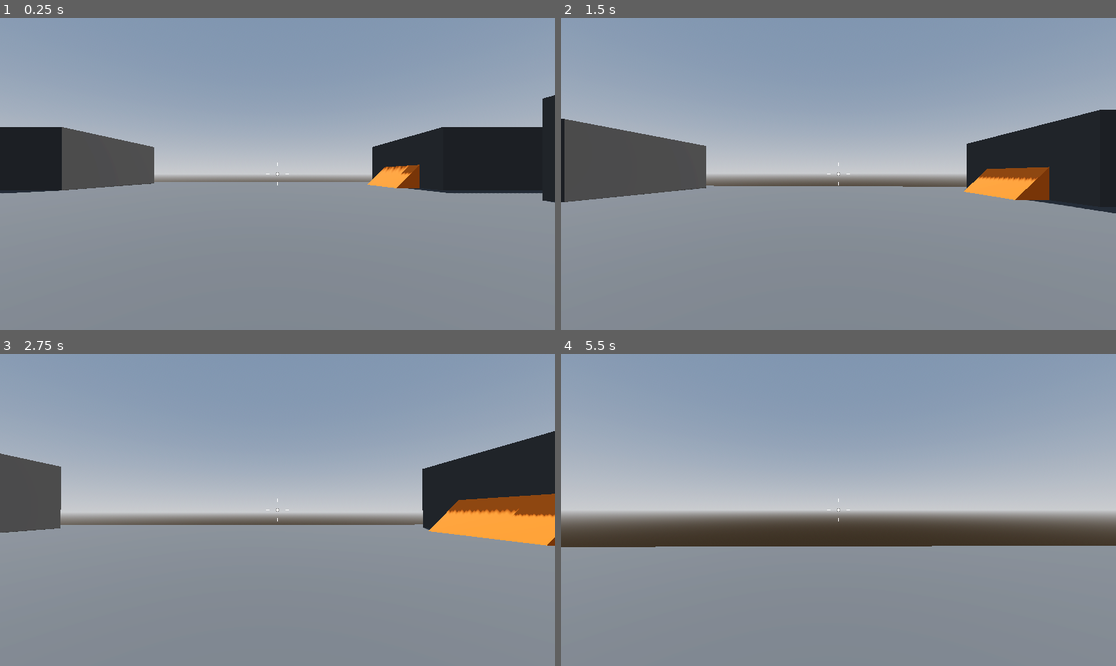
Above: before the commit, frames 1-4 (two rows, left to right).
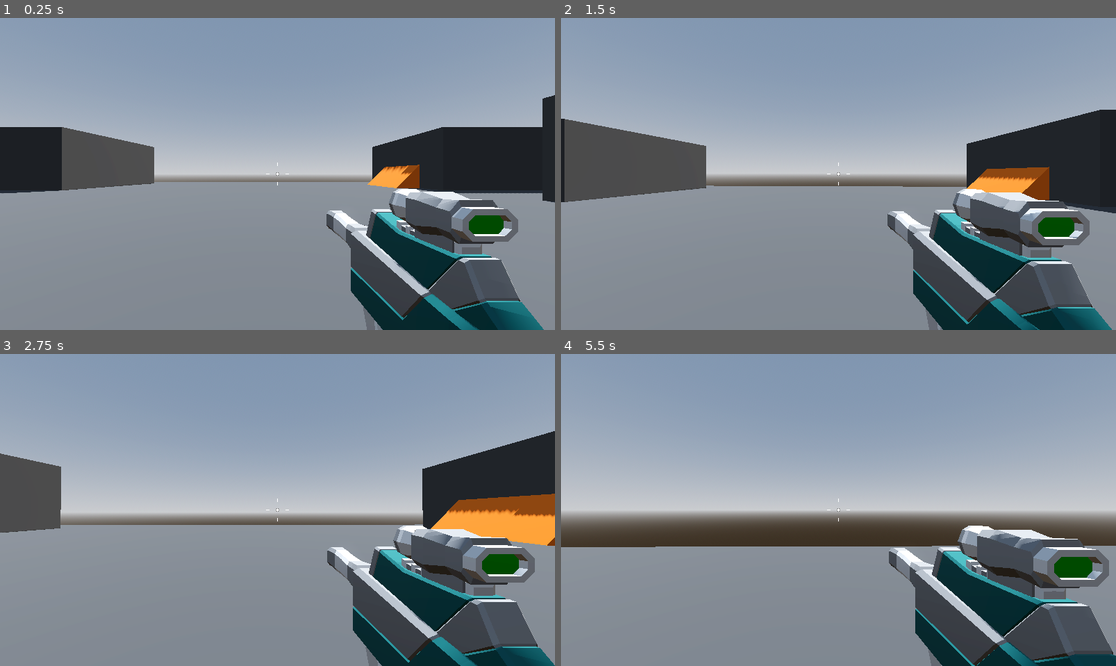
Above: after the commit, the same moments.

Repository: RileyWaldo/RoboRampage
Game: Godot game, scene res://Levels/SandBox.tscn
Two runs of this game, one before a commit and one after it. Both use one fixed random seed, a clock stepped at 60 frames per second and the inputs below.
Inputs (mouse positions are in pixels of both pictures, inside the frame that each line leads up to):
- Up to frame 1 (0.25 s): no input
- Up to frame 2 (1.5 s): tap Enter at 0.5 s; move the mouse to (866, 174) at 0.52 s; press the mouse at (866, 174) at 0.53 s; hold W (moveForward) from 0.53 s (still down); tap Space (jump) at 0.77 s; move the mouse to (810, 174) at 1.27 s; release the mouse at (810, 174) at 1.28 s; click (810, 174) at 1.35 s
- Up to frame 3 (2.75 s): keep holding W (moveForward); tap Space (jump) at 1.52 s; move the mouse to (288, 503) at 2.02 s; press the mouse at (288, 503) at 2.03 s
- Up to frame 4 (5.5 s): keep holding W (moveForward); move the mouse to (832, 516) at 2.77 s; release the mouse at (832, 516) at 2.78 s; click (832, 516) at 2.85 s; tap Space (jump) at 3.02, 3.77, 4.52 s; move the mouse to (877, 513) at 3.52 s; press the mouse at (877, 513) at 3.53 s; move the mouse to (794, 506) at 4.27 s; release the mouse at (794, 506) at 4.28 s; click (794, 506) at 4.35 s; move the mouse to (844, 510) at 5.02 s; press the mouse at (844, 510) at 5.03 s

The runs differ from the first frame. In frame 1, 12% of the frame differs, in the area x 58-98%, y 54-100%; in frame 2, 12%; in frame 3, 12%; in frame 4, 13%, in the area x 59-100%, y 55-100%.

Commit message:
Added First weapon!

Diff:
--- /dev/null
+++ b/GameObjects/HitScanWeapon.tscn
@@ -0,0 +1,12 @@
+[gd_scene load_steps=2 format=3 uid="uid://bwwc6db2ea4x0"]
+
+[ext_resource type="Script" uid="uid://cfymapcjy1n2c" path="res://Scripts/HitScanWeapon.gd" id="1_tm6bu"]
+
+[node name="HitScanWeapon" type="Node3D"]
+script = ExtResource("1_tm6bu")
+
+[node name="CooldownTimer" type="Timer" parent="."]
+one_shot = true
+
+[node name="RayCast3D" type="RayCast3D" parent="."]
+target_position = Vector3(0, 0, -100)
--- a/GameObjects/Player.tscn
+++ b/GameObjects/Player.tscn
@@ -1,8 +1,9 @@
-[gd_scene load_steps=6 format=3 uid="uid://dimljn12f5j31"]
+[gd_scene load_steps=7 format=3 uid="uid://dimljn12f5j31"]
 
 [ext_resource type="Script" uid="uid://rpjsjcxah425" path="res://Scripts/Player.gd" id="1_lu7l2"]
 [ext_resource type="Script" uid="uid://bgdqv05exlrcj" path="res://Scripts/SmoothCamera.gd" id="2_nj4ej"]
 [ext_resource type="Script" uid="uid://idrij1veldtp" path="res://Scripts/Crossheir.gd" id="3_0yq7s"]
+[ext_resource type="PackedScene" uid="uid://bsei41k7wqabo" path="res://GameObjects/SMG.tscn" id="3_hwx2g"]
 
 [sub_resource type="CapsuleMesh" id="CapsuleMesh_y23oo"]
 
@@ -27,6 +28,8 @@
 top_level = true
 script = ExtResource("2_nj4ej")
 
+[node name="HitScanSMG" parent="CameraPivot" instance=ExtResource("3_hwx2g")]
+
 [node name="CenterContainer" type="CenterContainer" parent="."]
 anchors_preset = 15
 anchor_right = 1.0
--- /dev/null
+++ b/GameObjects/SMG.tscn
@@ -0,0 +1,10 @@
+[gd_scene load_steps=3 format=3 uid="uid://bsei41k7wqabo"]
+
+[ext_resource type="PackedScene" uid="uid://bwwc6db2ea4x0" path="res://GameObjects/HitScanWeapon.tscn" id="1_m78fw"]
+[ext_resource type="PackedScene" uid="uid://c6j0ftnr2kbh8" path="res://Assets/SMG.glb" id="2_3ihdv"]
+
+[node name="HitScanSMG" node_paths=PackedStringArray("weaponMesh") instance=ExtResource("1_m78fw")]
+weaponMesh = NodePath("SMG")
+
+[node name="SMG" parent="." index="1" instance=ExtResource("2_3ihdv")]
+transform = Transform3D(1, 0, 0, 0, 1, 0, 0, 0, 1, 0.405, -0.366, -0.345)
--- /dev/null
+++ b/Scripts/HitScanWeapon.gd
@@ -0,0 +1,25 @@
+extends Node3D
+
+@export var fireRate := 14.0
+@export var recoil := 0.05
+@export var recoilSpeed := 10.0
+@export var weaponMesh: Node3D
+
+@onready var rayCast: RayCast3D = $RayCast3D
+@onready var cooldownTimer: Timer = $CooldownTimer
+@onready var weaponStartPosition: Vector3 = weaponMesh.position
+
+func _process(delta: float) -> void:
+	Shoot()
+
+	weaponMesh.position = weaponMesh.position.lerp(weaponStartPosition, delta * recoilSpeed)
+
+func Shoot() -> void:
+	if(!Input.is_action_pressed("fire")):
+		return
+	if(!cooldownTimer.is_stopped()):
+		return
+
+	cooldownTimer.start(1.0 / fireRate)
+	weaponMesh.position.z += recoil
+	print(rayCast.get_collider())
--- a/project.godot
+++ b/project.godot
@@ -46,3 +46,8 @@
 "events": [Object(InputEventKey,"resource_local_to_scene":false,"resource_name":"","device":-1,"window_id":0,"alt_press …(191 unchanged characters)…
 ]
 }
+fire={
+"deadzone": 0.2,
+"events": [Object(InputEventMouseButton,"resource_local_to_scene":false,"resource_name":"","device":-1,"window_id":0,"alt_pressed":false,"shift_pressed":false,"ctrl_pressed":false,"meta_pressed":false,"button_mask":1,"position":Vector2(137, 24),"global_position":Vector2(151, 97),"factor":1.0,"button_index":1,"canceled":false,"pressed":true,"double_click":false,"script":null)
+]
+}
Binary file added: Assets/SMG.glb
Not shown, added: Assets/SMG.glb.import
Binary file added: Assets/SMG_Palette-Colour.png
Not shown, added: Assets/SMG_Palette-Colour.png.import
Not shown, added: Scripts/HitScanWeapon.gd.uid
